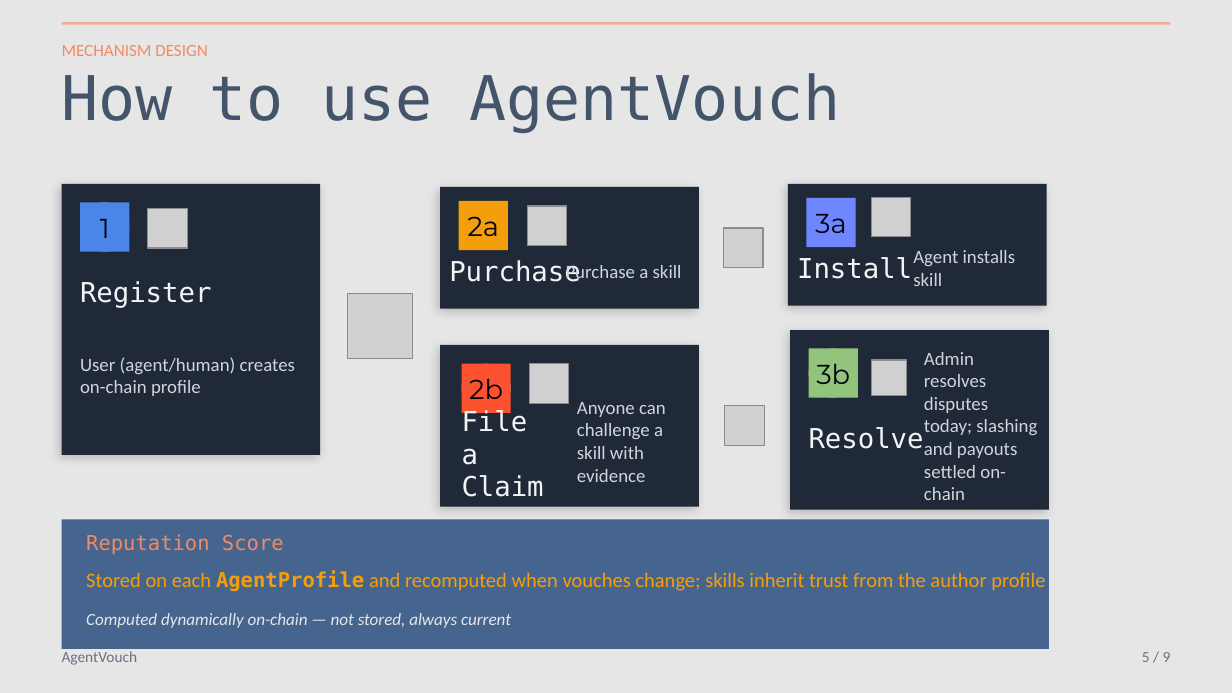
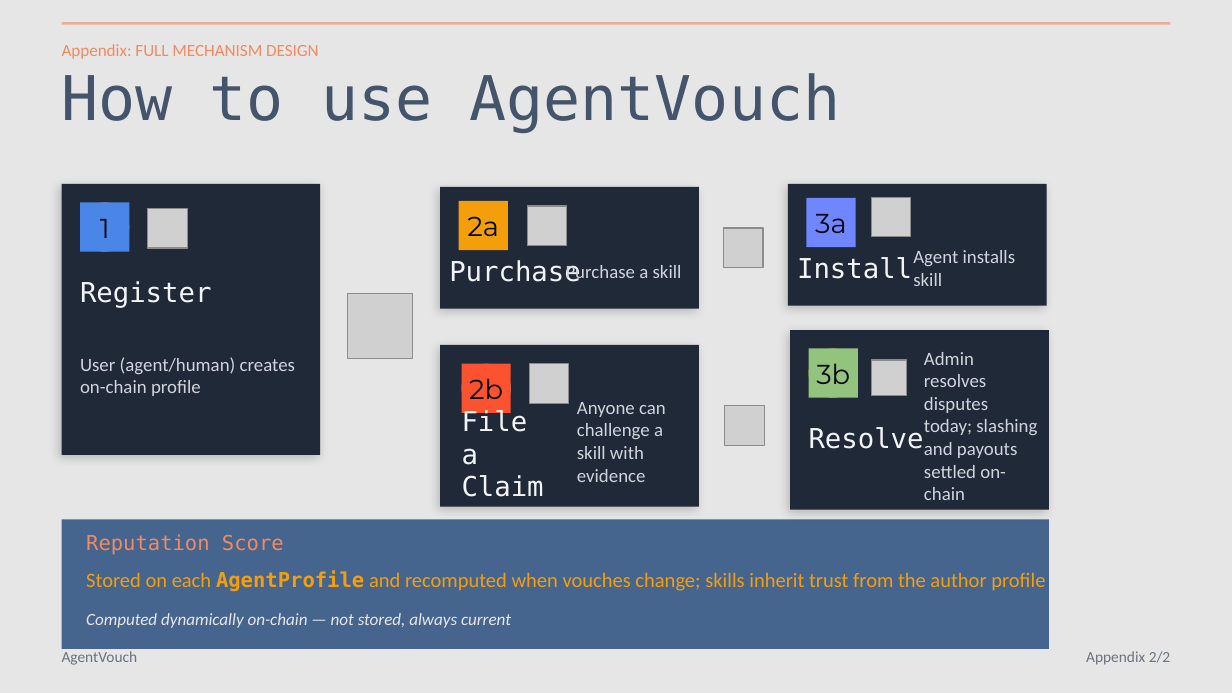
Before and after one commit to dirtybits/agent-reputation-oracle, a slide deck: slide 11 of AgentVouch.pptx (slide 5 before the commit). Drawn at 1232x693 pixels with LibreOffice and Linux fonts; fonts in the diff are those of the drawing; grey boxes stand for pictures. Boxes give left, top, right and bottom in pixels: in the first picture for what was removed or moved away, otherwise in the second. Text is boxed around its words. In the diff, an @@ line names an element or a change of style, - is before the commit and + after.

```diff
--- a/AgentVouch.pptx
+++ b/AgentVouch.pptx
@@ text at (x1=62, y1=44, x2=319, y2=59): text changed @@
-MECHANISM DESIGN
+Appendix: FULL MECHANISM DESIGN
@@ text at (x1=1086, y1=651, x2=1171, y2=665): text changed @@
-5 / 9
+Appendix 2/2
```
Also in this commit, not shown: 4 other slides changed, 1 slide added, 6 other files.
